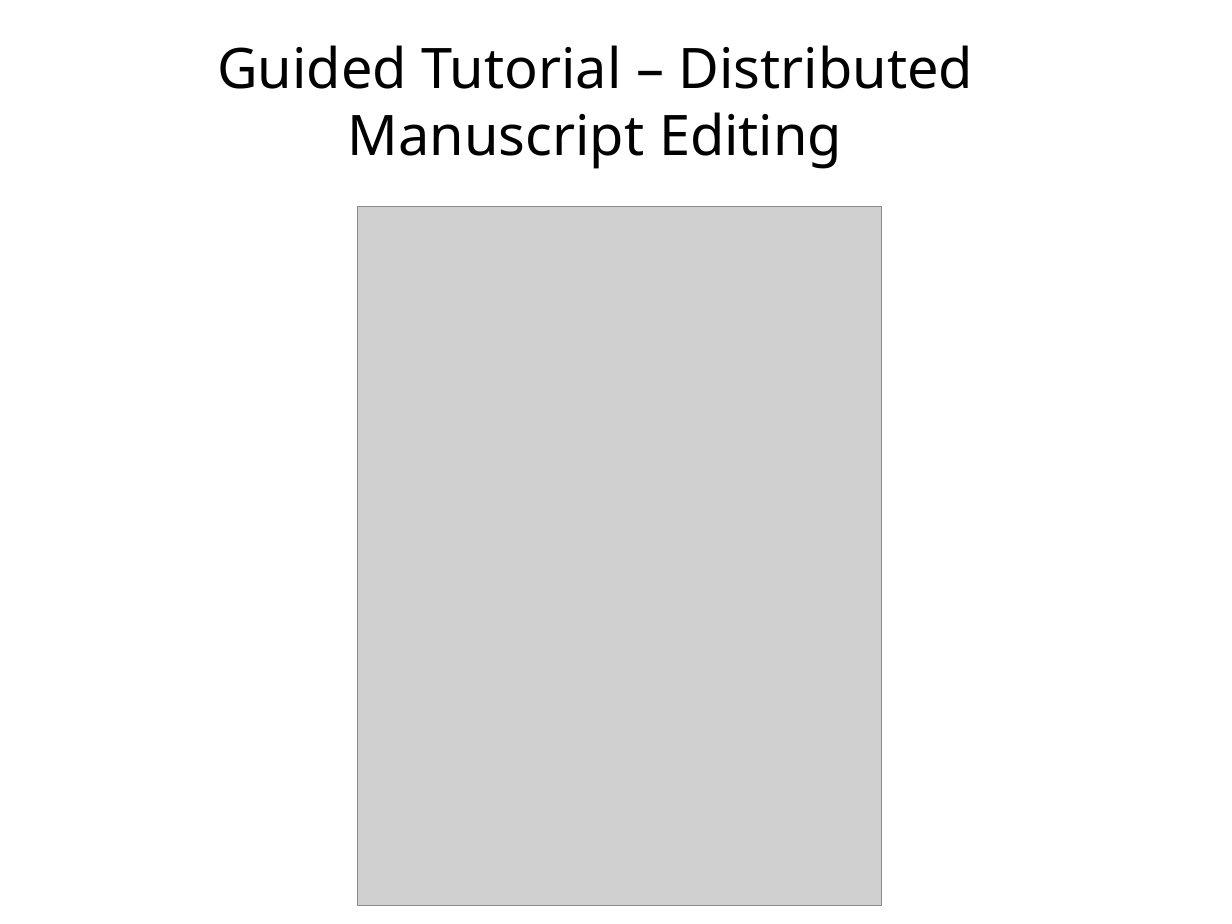
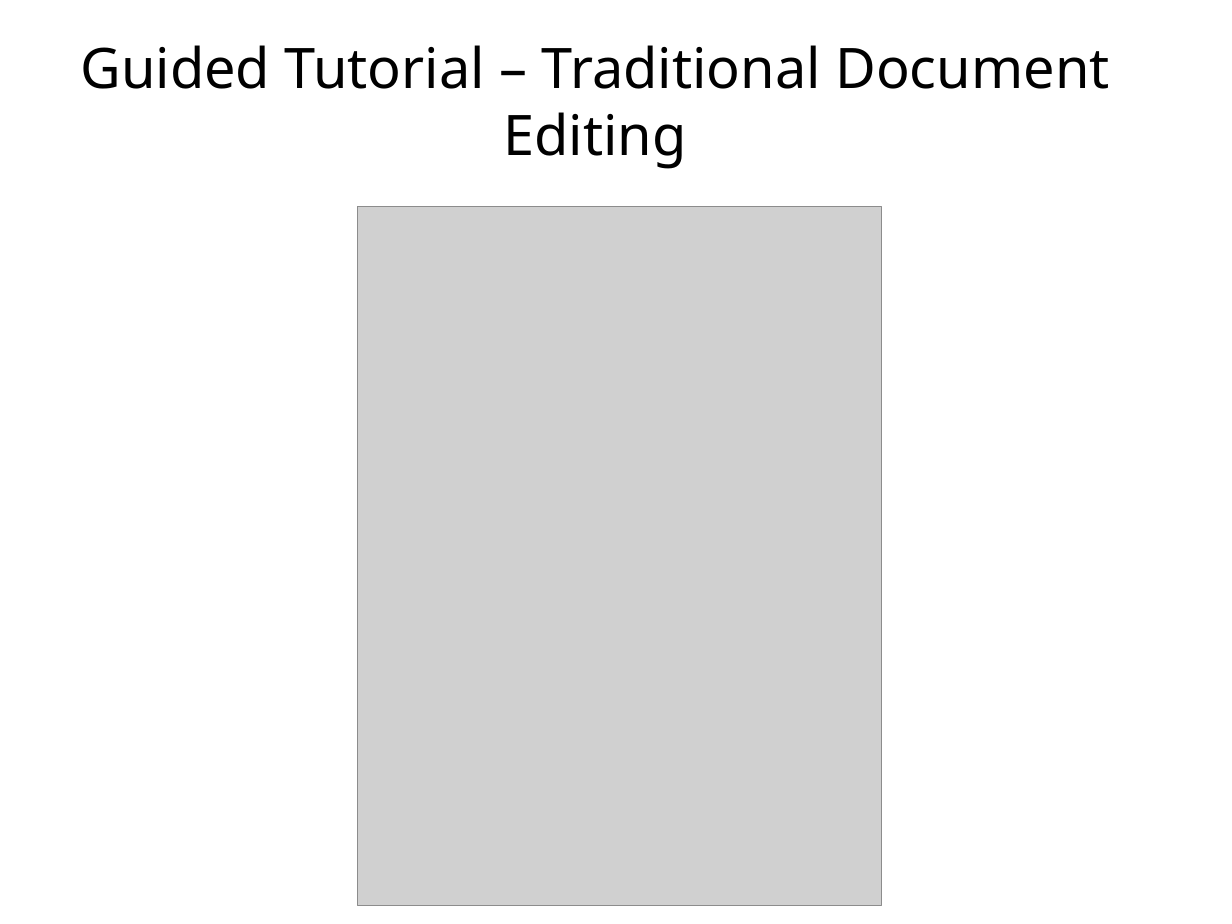
Before and after one commit to ethanwillis/git_presentation, a slide deck: slide 25 of git_presentation_slideshow.odp (slide 26 before the commit). Drawn at 1232x924 pixels with LibreOffice and Linux fonts; fonts in the diff are those of the drawing; grey boxes stand for pictures. Boxes give left, top, right and bottom in pixels: in the first picture for what was removed or moved away, otherwise in the second. Text is boxed around its words. In the diff, an @@ line names an element or a change of style, - is before the commit and + after.

Commit message:
Started work on git tutorial.

```diff
--- a/git_presentation_slideshow.odp
+++ b/git_presentation_slideshow.odp
@@ title at (80,45,1109,169): text changed @@
-Guided Tutorial – Distributed Manuscript Editing
+Guided Tutorial – Traditional Document Editing
```
Also in this commit, not shown: 1 other slide changed, 2 slides added, 1 other file.
